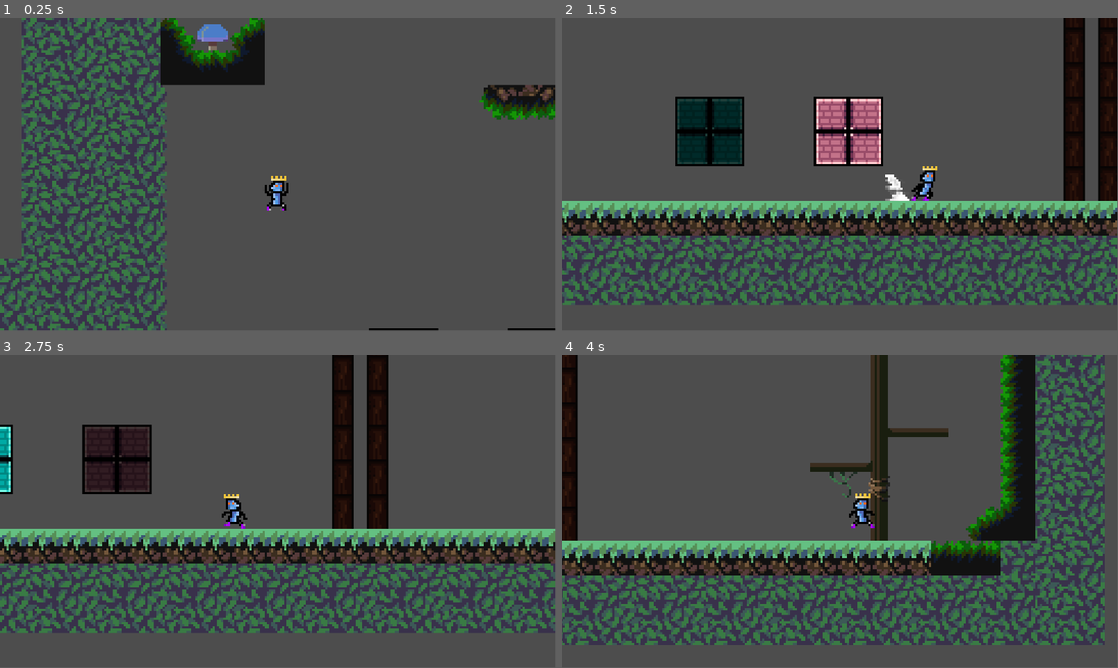
Above: before the commit, frames 1-4 (two rows, left to right).
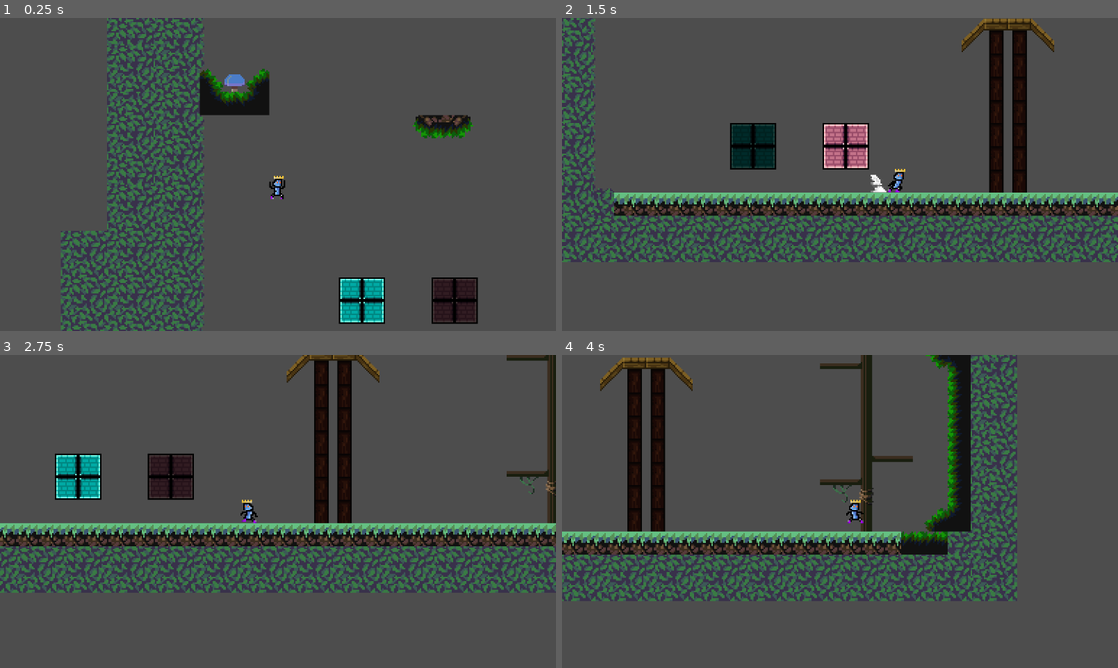
Above: after the commit, the same moments.

Repository: Sylvvs/PlatformerRhythmMaybe
Game: Godot game, scene res://Scenes/Logic/scene_handler.tscn
Same seed, same stepped clock (60 frames per second), same inputs: the game is played once before the commit and once after it.
Inputs:
- Up to frame 1 (0.25 s): no input
- Up to frame 2 (1.5 s): hold Right (walk_right) from 0.53 s (still down); tap X (dash) at 0.6, 1.35 s; tap C (jump) at 0.77 s
- Up to frame 3 (2.75 s): tap C (jump) at 1.52 s; release Right (walk_right) at 2.03 s; hold Left (walk_left) from 2.03 s (still down); tap X (dash) at 2.1 s
- Up to frame 4 (4 s): release Left (walk_left) at 2.78 s; hold Right (walk_right) from 2.78 s (still down); tap X (dash) at 2.85, 3.6 s; tap C (jump) at 3.02, 3.77 s
In our replay, the window is 799x449 before the commit and 800x450 after it. These sizes can differ from the game's own. Grey fills any space a smaller window leaves; there, only what the larger window draws over its background counts as a difference.

The runs differ from the first frame. In frame 1, 31% of the frame differs, in the area x 0-100%, y 0-100%; in frame 2, 45%; in frame 3, 38%; in frame 4, 50%, in the area x 0-98%, y 0-93%.

Commit message:
bouncy works and camera zoomed out

Diff:
--- a/platformer-rhythm-maybe/Scenes/Levels/MossyCave.tscn
+++ b/platformer-rhythm-maybe/Scenes/Levels/MossyCave.tscn
@@ -95,6 +95,7 @@
 4:10/0 = 0
 11:10/0 = 0
 1:6/0 = 0
+1:6/0/custom_data_1 = "bouncy"
 
 [sub_resource type="TileSetAtlasSource" id="TileSetAtlasSource_56d4y"]
 texture = ExtResource("8_i1t3q")
@@ -226,6 +227,8 @@
 physics_layer_0/collision_layer = 1
 custom_data_layer_0/name = "Color"
 custom_data_layer_0/type = 4
+custom_data_layer_1/name = "Type"
+custom_data_layer_1/type = 4
 sources/2 = SubResource("TileSetAtlasSource_56d4y")
 sources/3 = SubResource("TileSetAtlasSource_476lh")
 sources/0 = SubResource("TileSetAtlasSource_5gy6l")
@@ -1327,7 +1330,7 @@
 [node name="Player" parent="." instance=ExtResource("1_x6s7g")]
 position = Vector2(38, 20)
 
-[node name="RhythmBlocks" type="TileMapLayer" parent="."]
+[node name="LogicBlocks" type="TileMapLayer" parent="."]
 tile_map_data = PackedByteArray("AAAFAAcAAgAGAAEAAAAFAAYAAgAGAAAAAAAGAAYAAgAHAAAAAAAGAAcAAgAHAAEAAAAJAAYAAwAGAAAAAAAJAA …(448 unchanged characters)…
 tile_set = SubResource("TileSet_5gy6l")
 script = ExtResource("10_vhalp")
--- /dev/null
+++ b/platformer-rhythm-maybe/Scenes/Logic/Bouncy.tscn
@@ -0,0 +1,14 @@
+[gd_scene load_steps=3 format=3 uid="uid://bon260pu7piyu"]
+
+[ext_resource type="Script" uid="uid://bp2nsko4kn53g" path="res://scripts/bouncy.gd" id="1_1kayv"]
+
+[sub_resource type="RectangleShape2D" id="RectangleShape2D_sqahx"]
+size = Vector2(16, 16)
+
+[node name="Bouncy" type="Area2D"]
+script = ExtResource("1_1kayv")
+
+[node name="CollisionShape2D" type="CollisionShape2D" parent="."]
+shape = SubResource("RectangleShape2D_sqahx")
+
+[connection signal="body_entered" from="." to="." method="_on_body_entered"]
--- /dev/null
+++ b/platformer-rhythm-maybe/Scripts/bouncy.gd
@@ -0,0 +1,8 @@
+extends Area2D
+
+
+
+func _on_body_entered(body: Node2D) -> void:
+	if body.is_in_group("Player"):
+		body.velocity.y = -350
+		body.dashes = 1;
--- a/platformer-rhythm-maybe/Scripts/rhythm_blocks.gd
+++ b/platformer-rhythm-maybe/Scripts/rhythm_blocks.gd
@@ -3,6 +3,7 @@
 @export var bpm: float = 120.0
 
 @onready var collision = load("res://Scenes/Logic/BlockCollision.tscn")
+@onready var bouncy = load("res://Scenes/Logic/Bouncy.tscn")
 @onready var player = $"../Player"
 @onready var audio_player = $"../AudioStreamPlayer"
 
@@ -20,13 +21,28 @@
 
 	for cell in get_used_cells():
 		var data = get_cell_tile_data(cell)
-		var color = data.get_custom_data("Color")
+		var color = data.get_custom_data("Color") if data.has_custom_data("Color") else ""
+		var type = data.get_custom_data("Type") if data.has_custom_data("Type") else ""
 		if color == "blue":
 			blue_blocks.push_front(cell)
 		elif color == "pink":
 			pink_blocks.push_front(cell)
+
+		if type != "":
+			_handle_type(cell, type)
+
 	_turn_on("blue" if blue_active else "pink")
 	_turn_off("blue" if !blue_active else "pink")
+
+var bouncy_blocks = [];
+
+func _handle_type(cell, type):
+	match type:
+		"bouncy":
+			var block = bouncy.instantiate()
+			get_parent().add_child.call_deferred(block)
+			bouncy_blocks.push_front(block)
+			block.position = map_to_local(cell)
 
 
 func _process(delta: float) -> void:
--- a/platformer-rhythm-maybe/project.godot
+++ b/platformer-rhythm-maybe/project.godot
@@ -17,8 +17,8 @@
 
 [display]
 
-window/size/viewport_width=256
-window/size/viewport_height=144
+window/size/viewport_width=384
+window/size/viewport_height=216
 window/stretch/mode="canvas_items"
 
 [global_group]
Not shown: 1 places in platformer-rhythm-maybe/Scenes/Levels/MossyCave.tscn that only renumber resources
Not shown, added: platformer-rhythm-maybe/Scripts/bouncy.gd.uid
